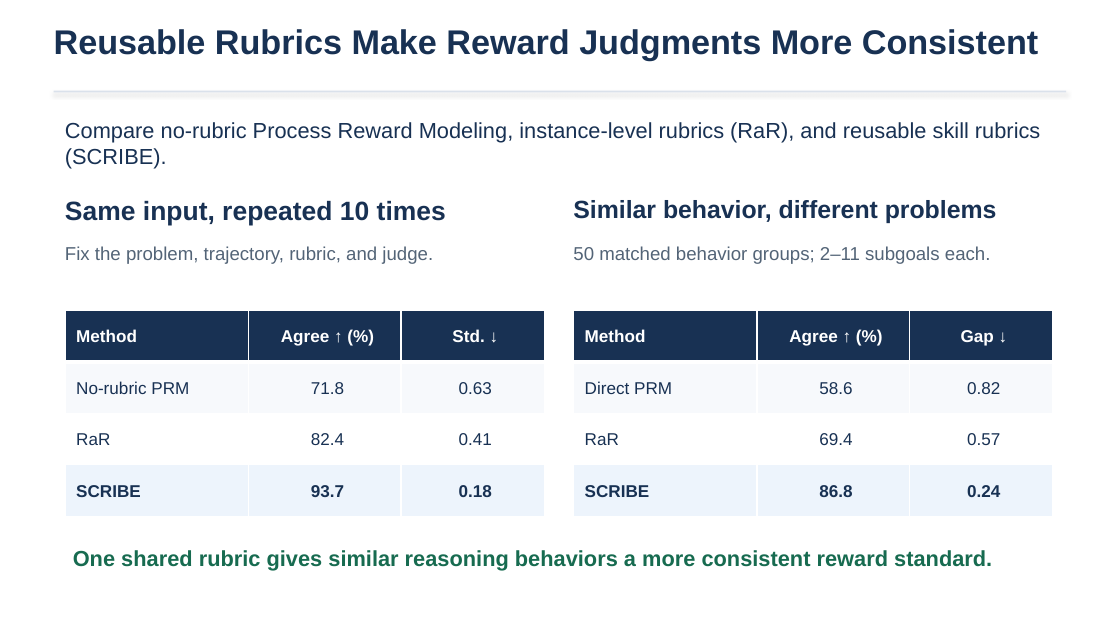
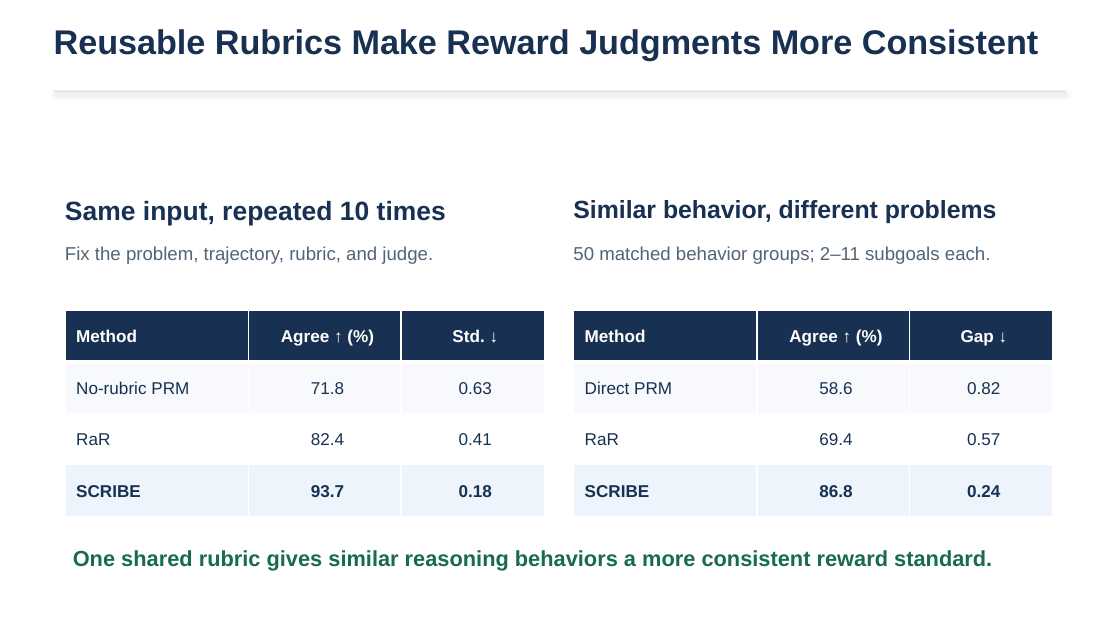
Before and after one commit to YuxuanJiang1/SCRIBE, a slide deck: slide 12 of slides/SCRIBE_EMNLP2026.pptx. Drawn at 1120x630 pixels with LibreOffice and Linux fonts; fonts in the diff are those of the drawing. Boxes give left, top, right and bottom in pixels: in the first picture for what was removed or moved away, otherwise in the second. Text is boxed around its words. In the diff, an @@ line names an element or a change of style, - is before the commit and + after.

```diff
--- a/slides/SCRIBE_EMNLP2026.pptx
+++ b/slides/SCRIBE_EMNLP2026.pptx
@@ text removed at (65, 122, 1040, 169) @@
-Compare no-rubric Process Reward Modeling, instance-level rubrics (RaR), and reusable skill rubrics (SCRIBE).
```
Also in this commit, not shown: 6 other slides changed, 2 other files.
